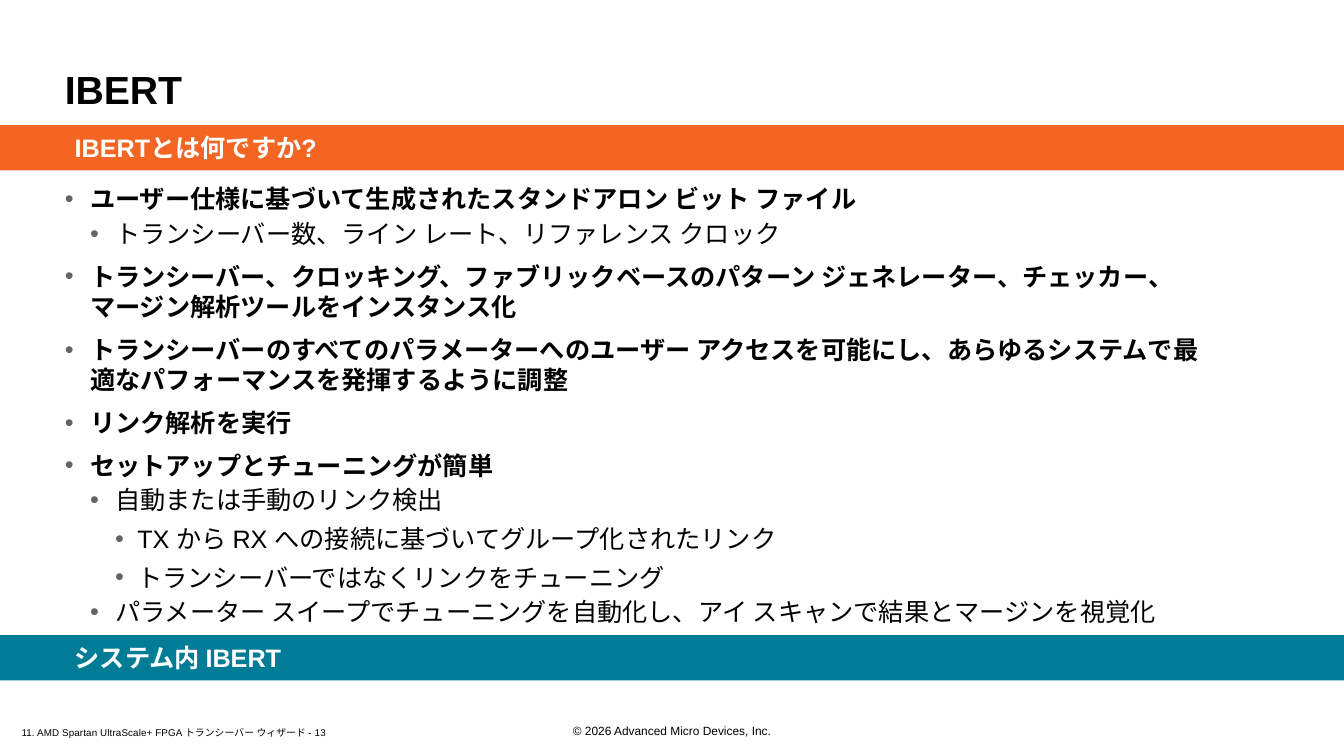
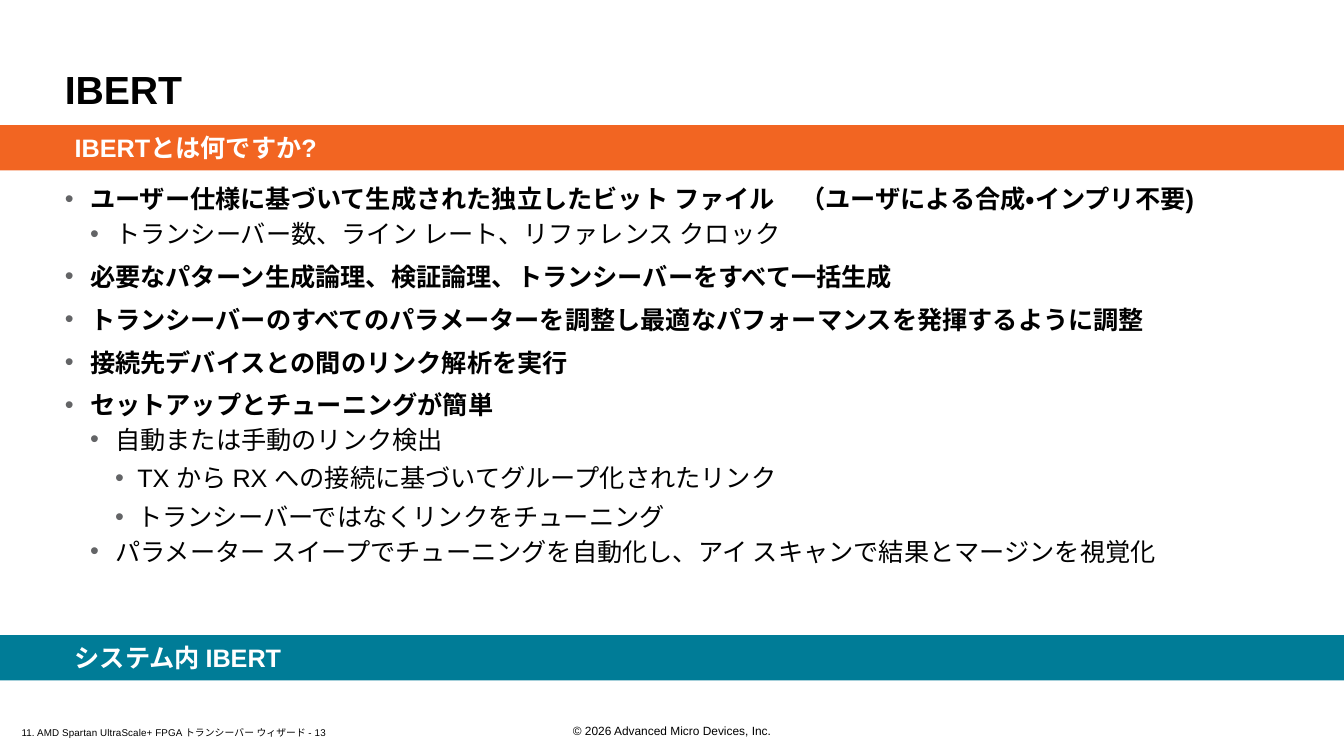
Before and after one commit to hdlabjk/spusp, a slide deck: slide 13 of doc/slides_docx/11. AMD Spartan UltraScale+ FPGAs Transceivers Wizard_ILT_translated_ja.pptx. Drawn at 1344x756 pixels with LibreOffice and Linux fonts; fonts in the diff are those of the drawing; background and template pictures are left out. Boxes give left, top, right and bottom in pixels: in the first picture for what was removed or moved away, otherwise in the second. Text is boxed around its words. In the diff, an @@ line names an element or a change of style, - is before the commit and + after.

```diff
--- a/doc/slides_docx/11. AMD Spartan UltraScale+ FPGAs Transceivers Wizard_ILT_translated_ja.pptx
+++ b/doc/slides_docx/11. AMD Spartan UltraScale+ FPGAs Transceivers Wizard_ILT_translated_ja.pptx
@@ text at [90, 186, 1194, 214]: text changed @@
-• ユーザー仕様に基づいて生成されたスタンドアロン ビット ファイル
+• ユーザー仕様に基づいて生成された独立したビット ファイル （ユーザによる合成・インプリ不要)
@@ text at [90, 264, 1144, 375]: text changed @@
-• トランシーバー、クロッキング、ファブリックベースのパターン ジェネレーター、チェッカー、マージン解析ツールをインスタンス化
-• トランシーバーのすべてのパラメーターへのユーザー アクセスを可能にし、あらゆるシステムで最適なパフォーマンスを発揮するように調整
-• リンク解析を実行
+• 必要なパターン生成論理、検証論理、トランシーバーをすべて一括生成
+• トランシーバーのすべてのパラメーターを調整し最適なパフォーマンスを発揮するように調整
+• 接続先デバイスとの間のリンク解析を実行
```
Also in this commit, not shown: 8 other slides changed, 10 other files.
